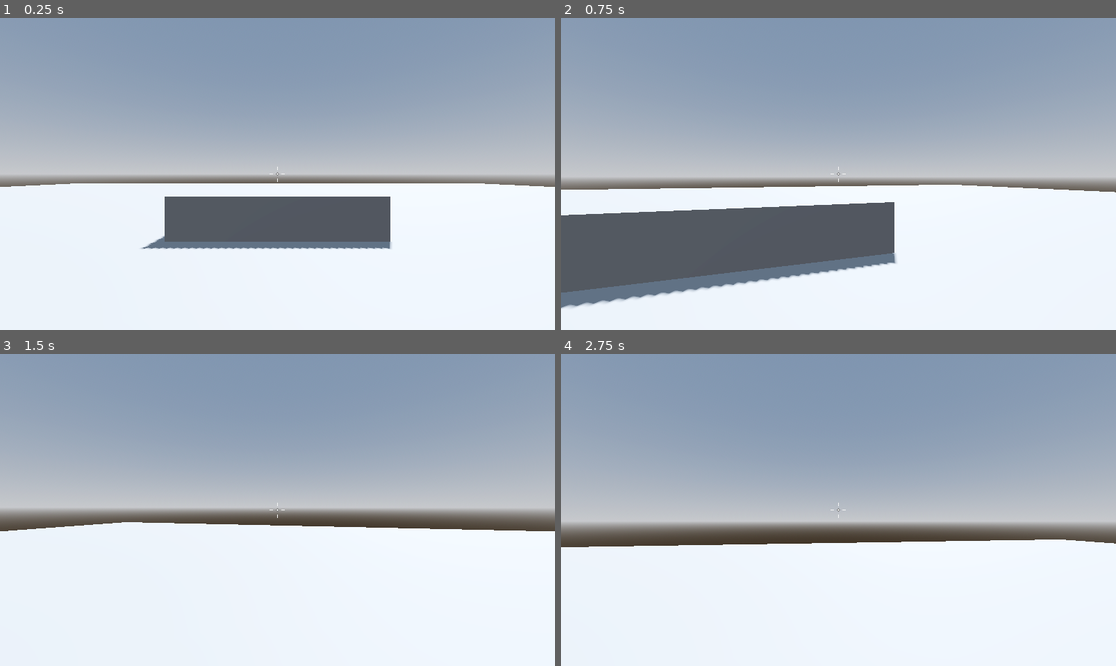
Above: before the commit, frames 1-4 (two rows, left to right).
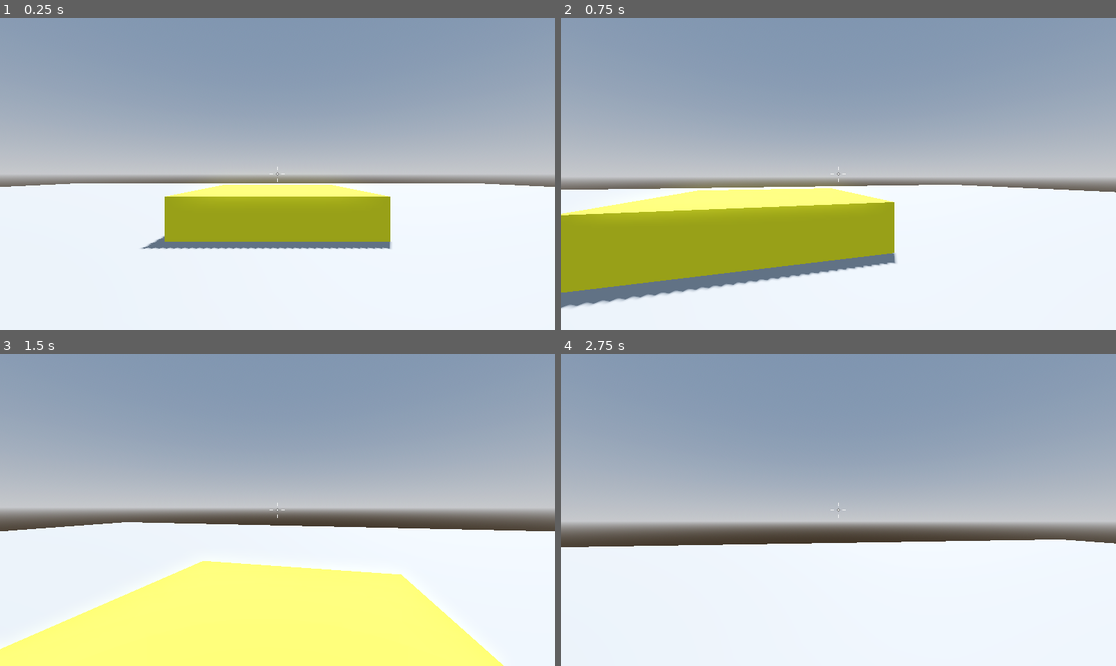
Above: after the commit, the same moments.

Repository: godot-learning-projects/robot-rampage
Game: Godot game, scene res://levels/SandBox.tscn
Two runs of this game, one before a commit and one after it. Both use one fixed random seed, a clock stepped at 60 frames per second and the inputs below.
Inputs (mouse positions are in pixels of both pictures, inside the frame that each line leads up to):
- Up to frame 1 (0.25 s): no input
- Up to frame 2 (0.75 s): tap Enter at 0.5 s; move the mouse to (866, 174) at 0.52 s; hold W (control_up) from 0.53 s (still down)
- Up to frame 3 (1.5 s): keep holding W (control_up); tap Space (control_jump) at 0.77 s; move the mouse to (249, 510) at 1.27 s
- Up to frame 4 (2.75 s): keep holding W (control_up); tap Space (control_jump) at 1.52 s; move the mouse to (849, 503) at 2.02 s

The runs differ from the first frame. In frame 1, 7.1% of the frame differs, in the area x 29-71%, y 52-72%; in frame 2, 15%; in frame 3, 21%, in the area x 0-91%, y 66-100%; in frame 4, nothing differs.

Commit message:
Changed linux export presets

Diff:
--- a/levels/SandBox.tscn
+++ b/levels/SandBox.tscn
@@ -14,6 +14,9 @@
 sky = SubResource("Sky_wg57a")
 tonemap_mode = 2
 glow_enabled = true
+
+[sub_resource type="StandardMaterial3D" id="StandardMaterial3D_31d48"]
+albedo_color = Color(1, 1, 0.168627, 1)
 
 [node name="Root" type="Node3D"]
 
@@ -35,6 +38,7 @@
 
 [node name="CSGBox3D" type="CSGBox3D" parent="obstacles"]
 transform = Transform3D(1, 0, 0, 0, 1, 0, 0, 0, 1, 0, 0.5, -7)
+material_override = SubResource("StandardMaterial3D_31d48")
 use_collision = true
 size = Vector3(5, 1, 5)
 
Not shown, changed: export_presets.cfg
Not shown: 1 places in levels/SandBox.tscn that only renumber resources
